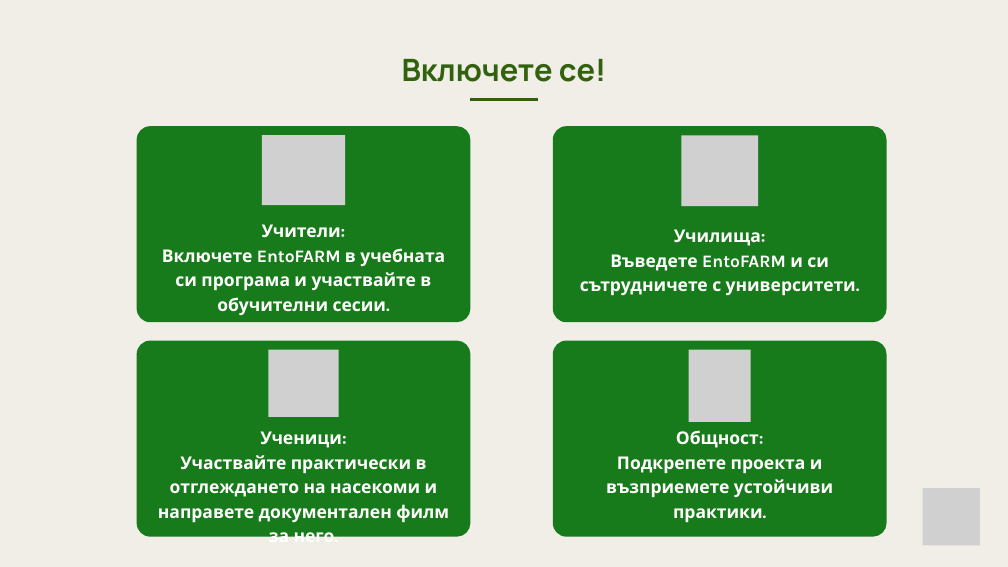
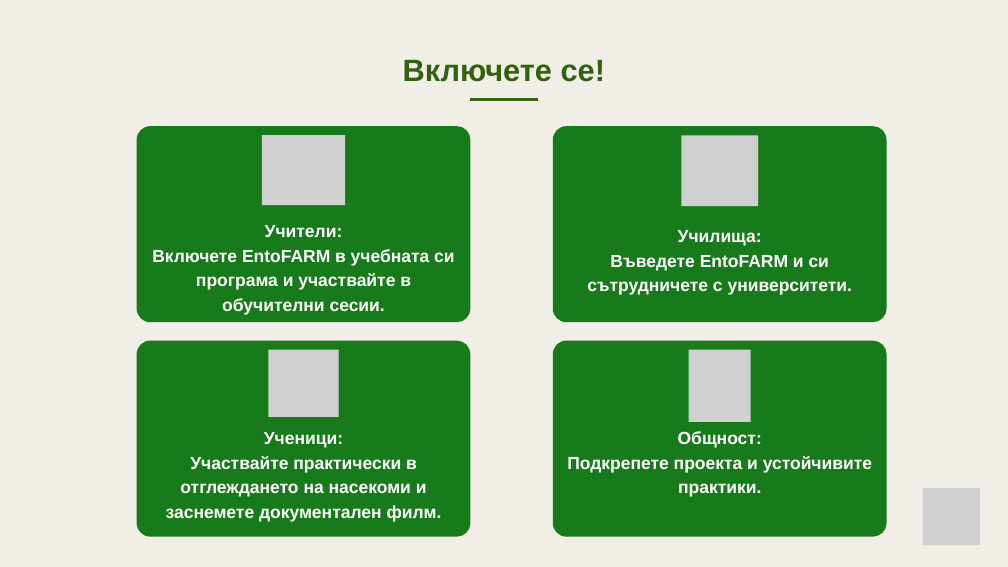
Before and after one commit to fraudline/entofarm, a slide deck: slide 6 of promo/presentation/EntoFARM_presentation_BG.pptx. Drawn at 1008x567 pixels with LibreOffice and Linux fonts; fonts in the diff are those of the drawing; grey boxes stand for pictures. Boxes give left, top, right and bottom in pixels: in the first picture for what was removed or moved away, otherwise in the second. Text is boxed around its words. In the diff, an @@ line names an element or a change of style, - is before the commit and + after.

```diff
--- a/promo/presentation/EntoFARM_presentation_BG.pptx
+++ b/promo/presentation/EntoFARM_presentation_BG.pptx
@@ text "Включете се!" at <box>403,59,605,82</box>: font Manrope to Arial @@
@@ text "Учители:" at <box>152,225,454,315</box>: font Karla to Arial @@
@@ text "Училища:" at <box>587,230,853,295</box>: font Karla to Arial @@
@@ text at <box>264,432,343,448</box>: font Karla to Arial in "Ученици:" @@
@@ text at <box>678,431,762,448</box>: font Karla to Arial in "Общност:" @@
@@ text at <box>166,456,442,522</box>: text changed; font Karla to Arial @@
-Участвайте практически в отглеждането на насекоми и направете документален филм за него.
+Участвайте практически в отглеждането на насекоми и заснемете документален филм.
@@ text at <box>567,456,872,497</box>: text changed; font Karla to Arial @@
-Подкрепете проекта и възприемете устойчиви практики.
+Подкрепете проекта и устойчивите практики.
```
Also in this commit, not shown: 6 other slides changed, 1 other file.
